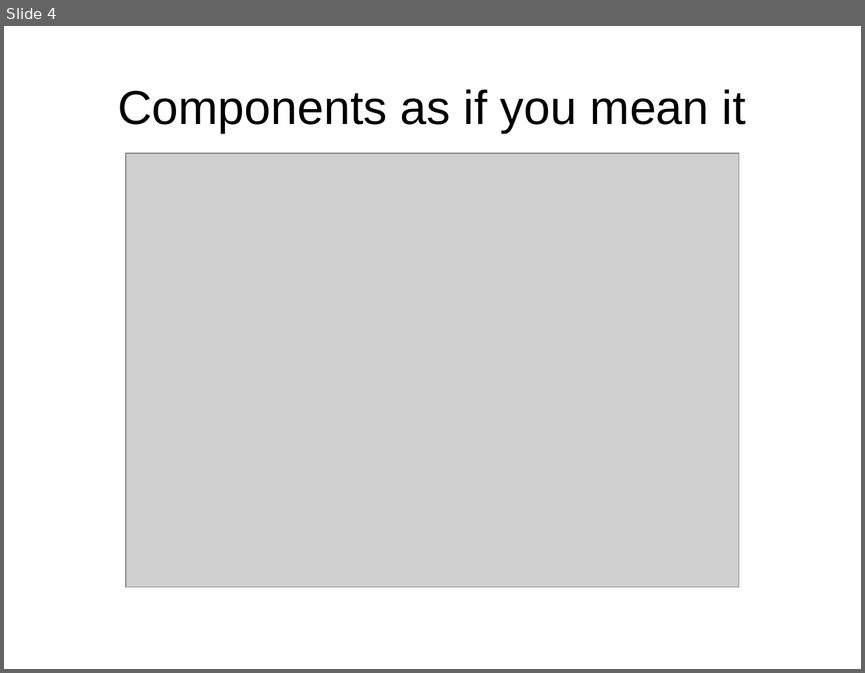
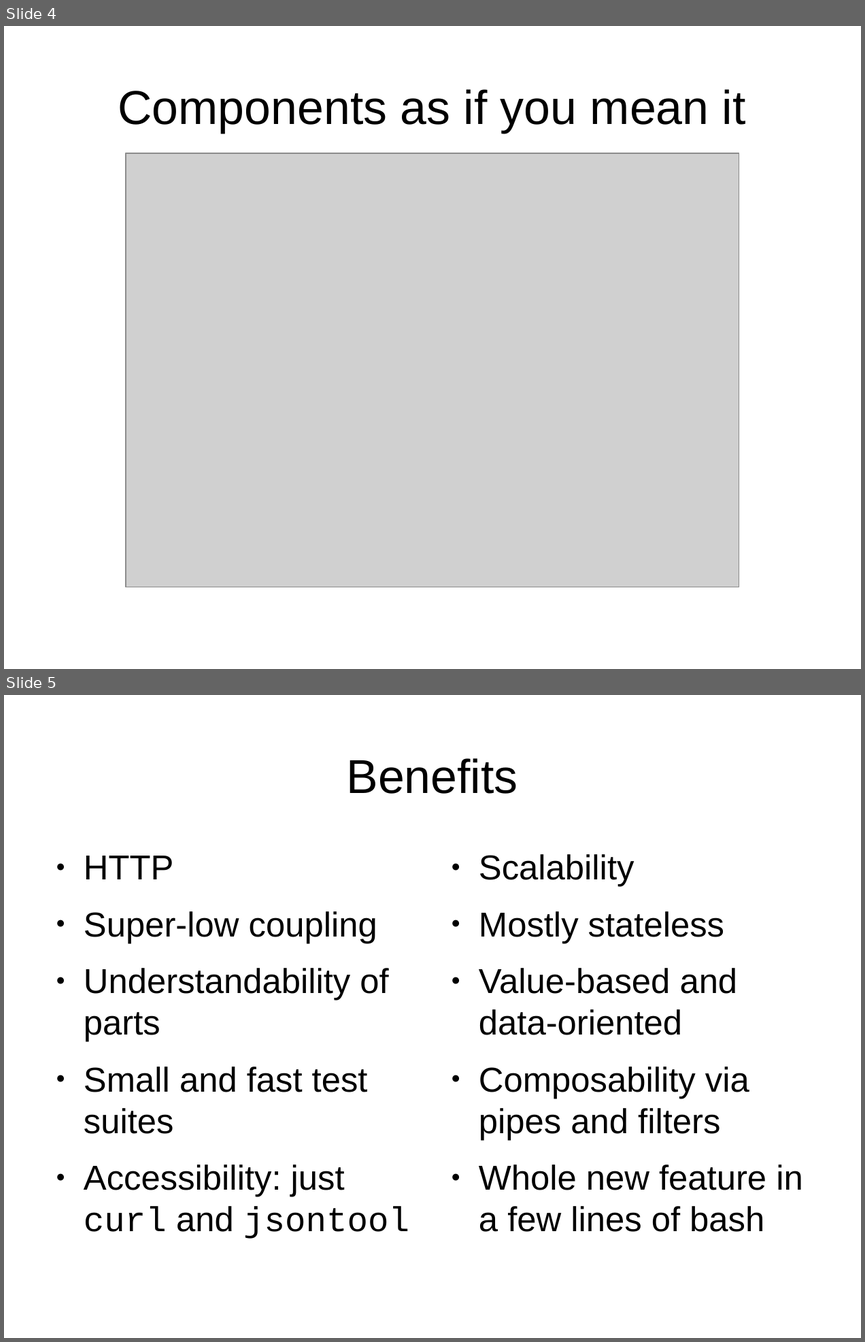
Before and after one commit to ikr/json-schema-for-http-apis, a slide deck: slides.odp. Shown one above the other, each under a label of ours: slide 4 before the commit, slides 4 and 5 after it. The pictures are 865x673 and 865x1342 pixels, drawn with LibreOffice and Linux fonts; fonts in the diff are those of the drawing; grey boxes stand for pictures. Boxes give left, top, right and bottom in pixels: in the first picture for what was removed or moved away, otherwise in the second. Text is boxed around its words. In the diff, an @@ line names an element or a change of style, - is before the commit and + after.

```diff
--- a/slides.odp
+++ b/slides.odp
@@ slide 5 added at [4,695,861,1338], background #FFFFFF @@
@@ title added at [347,758,518,794], 44 pt, text #000000 @@
+Benefits
@@ text added at [84,855,388,1232], 32 pt, text #000000 @@
+● HTTP
+● Super-low coupling
+● Understandability of parts
+● Small and fast test suites
+● Accessibility: just curl and jsontool
@@ text added at [479,854,803,1232], 32 pt, text #000000 @@
+● Scalability
+● Mostly stateless
+● Value-based and data-oriented
+● Composability via pipes and filters
+● Whole new feature in a few lines of bash
```
Also in this commit, not shown: 6 other slides added, 1 other file.
